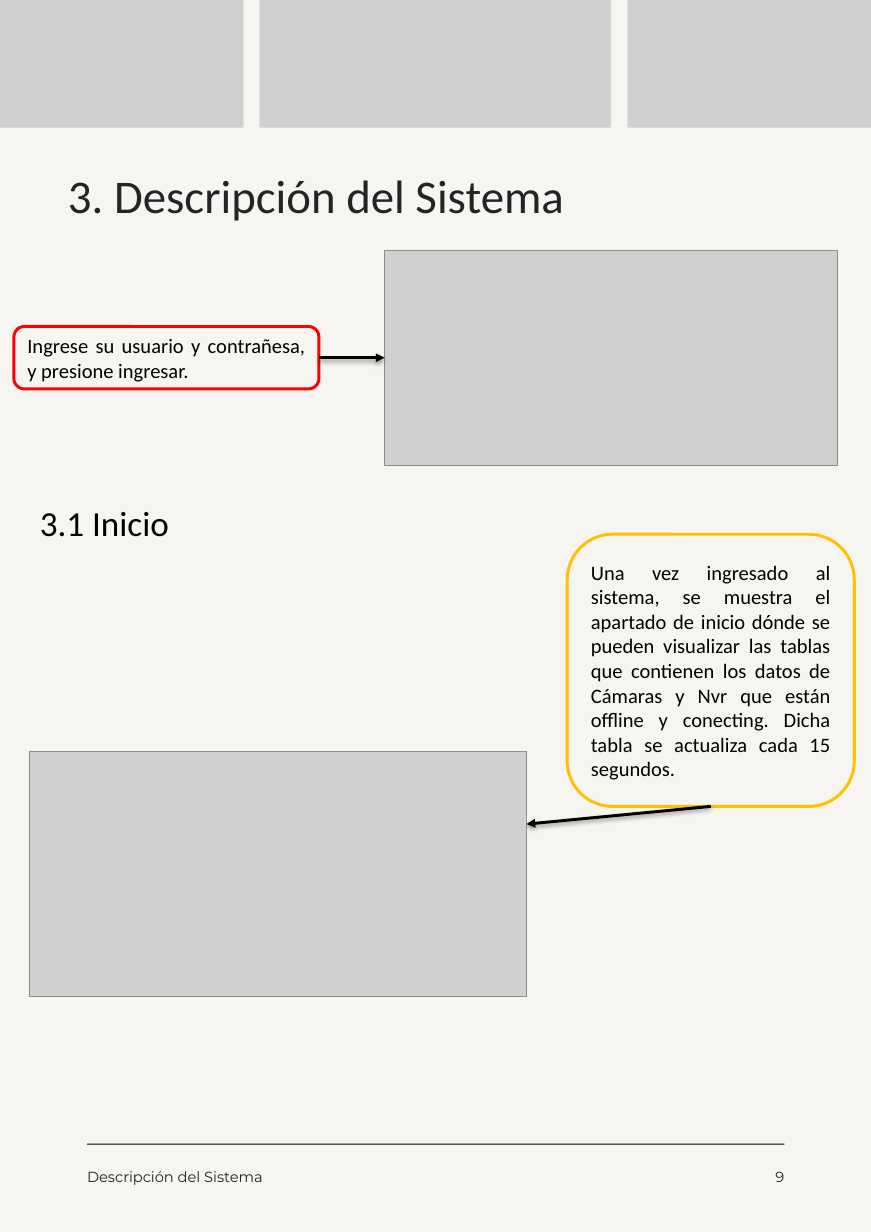
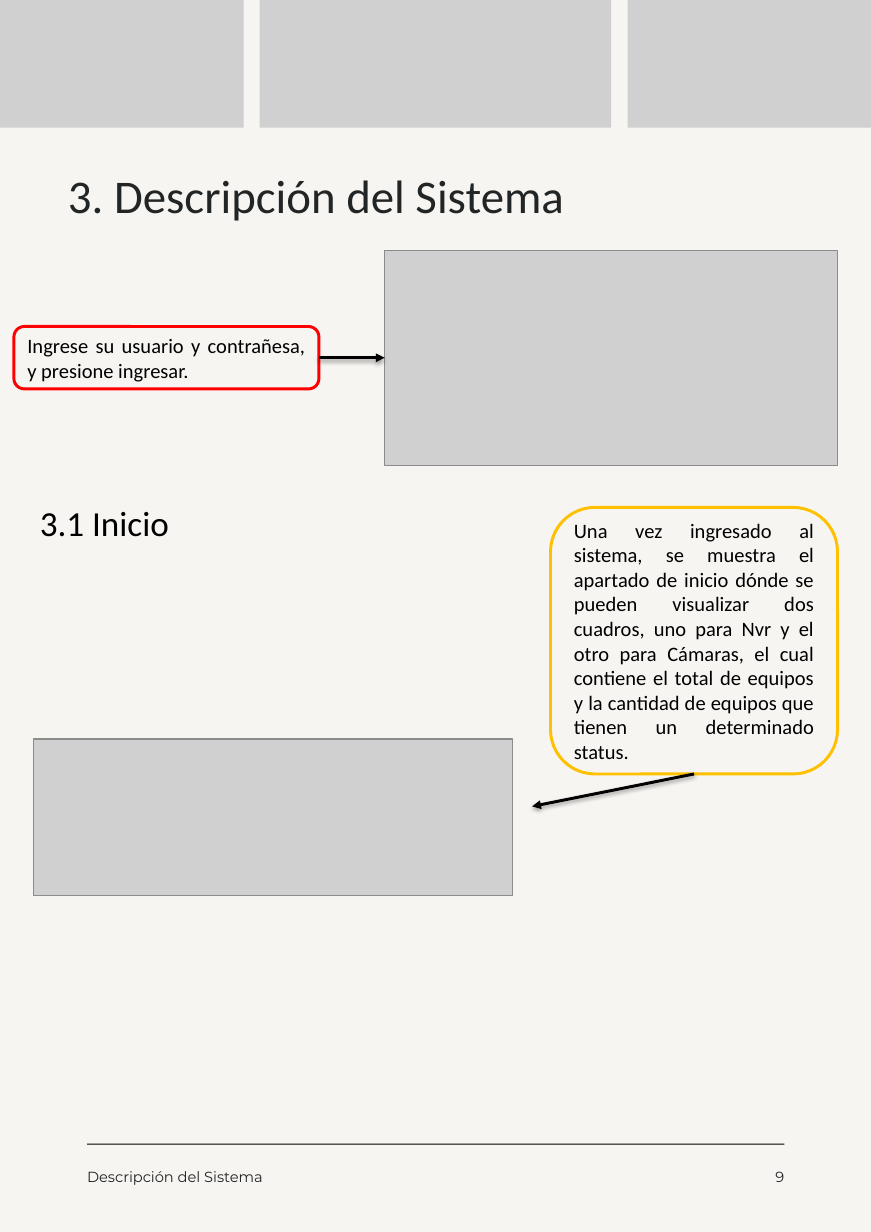
Before and after one commit to moreno-manuel/Pasantia-CVG-FMO, a slide deck: slide 9 of public/files/Manual de Usuario.pptx. Drawn at 871x1232 pixels with LibreOffice and Linux fonts; fonts in the diff are those of the drawing; grey boxes stand for pictures. Boxes give left, top, right and bottom in pixels: in the first picture for what was removed or moved away, otherwise in the second. Text is boxed around its words. In the diff, an @@ line names an element or a change of style, - is before the commit and + after.

Commit message:
correciones de vistas, configuracion de servicios para queue, limpieza de tabla activity_log

```diff
--- a/public/files/Manual de Usuario.pptx
+++ b/public/files/Manual de Usuario.pptx
@@ rounded rectangle "Una vez ingresado al sistema, ...": place and size @@
-rounded rectangle "Una vez ingresado al sistema, ..." at bbox=[567, 535, 854, 807]
+rounded rectangle "Una vez ingresado al sistema, ..." at bbox=[550, 508, 837, 775]
@@ text in rounded rectangle at bbox=[574, 523, 814, 759]: text changed @@
-Una vez ingresado al sistema, se muestra el apartado de inicio dónde se pueden visualizar las tablas que contienen los datos de Cámaras y Nvr que están offline y conecting. Dicha tabla se actualiza cada 15 segundos.
+Una vez ingresado al sistema, se muestra el apartado de inicio dónde se pueden visualizar dos cuadros, uno para Nvr y el otro para Cámaras, el cual contiene el total de equipos y la cantidad de equipos que tienen un determinado status.
@@ picture: place and size @@
-picture at bbox=[30, 752, 527, 998]
+picture at bbox=[34, 739, 514, 895]
@@ arrow moved from (711, 808) - (526, 825) to (694, 775) - (533, 808) @@
```
Also in this commit, not shown: 15 other slides changed, 1 slide added, 19 other files.
